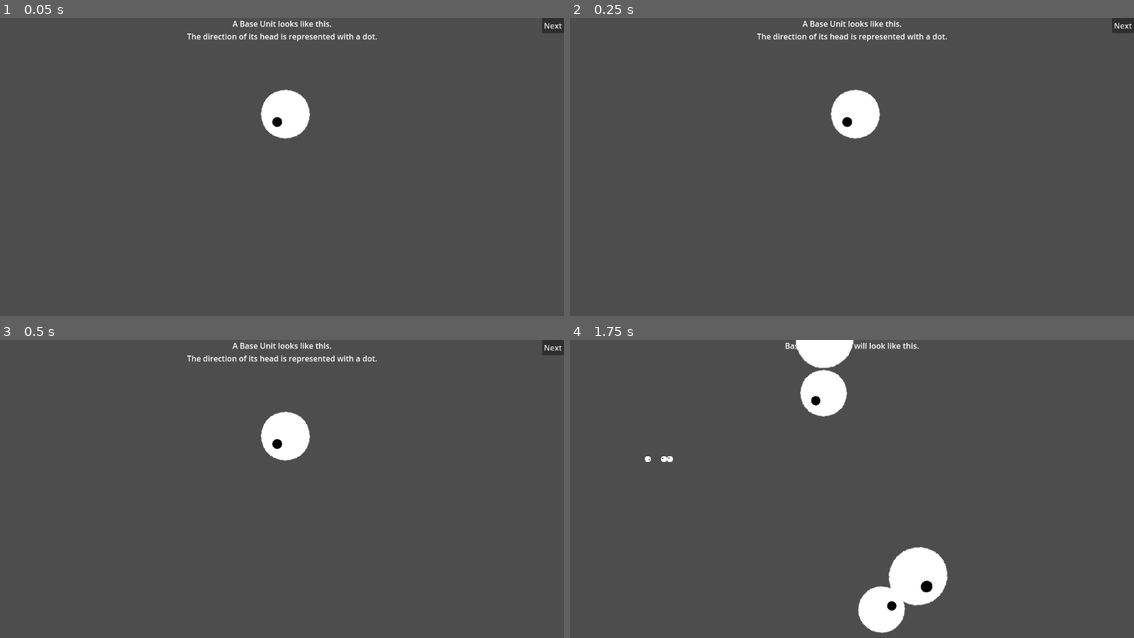
Above: before the commit, frames 1-4 (two rows, left to right).
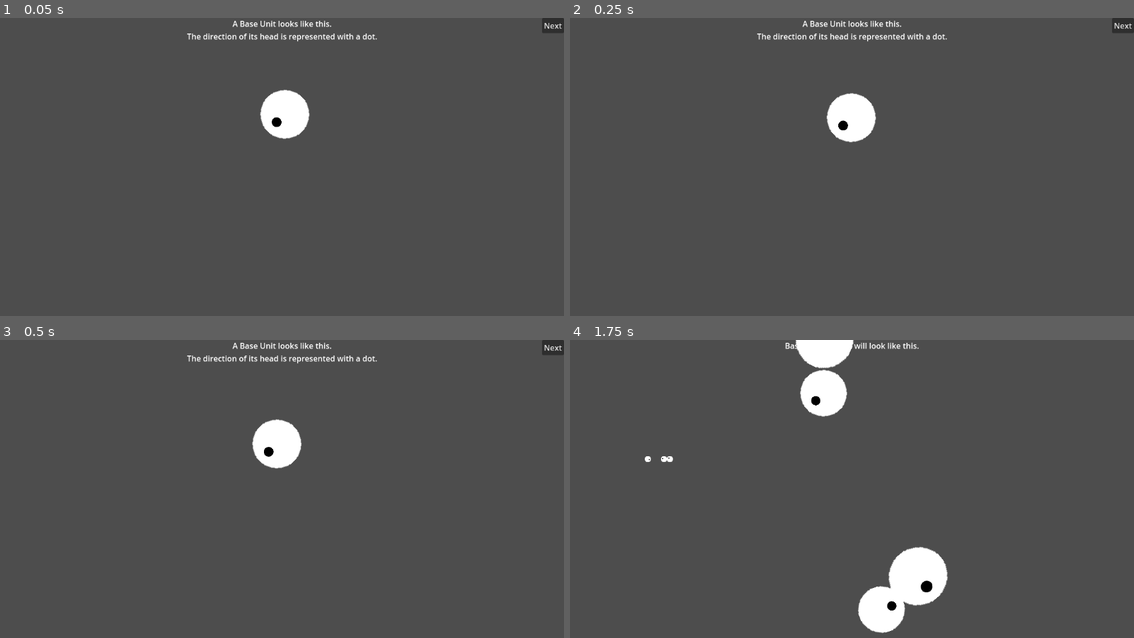
Above: after the commit, the same moments.

Repository: rahmatnazali/colonite
Game: Godot game, scene res://debug/base_unit_1_appearance.tscn
Same seed, same stepped clock (60 frames per second), same inputs: the game is played once before the commit and once after it. This scene is started directly instead of the project's main scene.
Inputs:
- Up to frame 1 (0.05 s): no input
- Up to frame 2 (0.25 s): no input
- Up to frame 3 (0.5 s): no input
- Up to frame 4 (1.75 s): click "Next" at 0.5 s; click "Next" at 1.25 s

The runs differ from the first frame. In frame 1, 0.1% of the frame differs, in the area x 46-56%, y 23-41%; in frame 2, 0.4%; in frame 3, 0.8%, in the area x 44-56%, y 23-44%; in frame 4, nothing differs.

Commit message:
Set default parameter on base_unit_1_appearance.tscn

Diff:
--- a/debug/base_unit_1_appearance.tscn
+++ b/debug/base_unit_1_appearance.tscn
@@ -27,6 +27,8 @@
 [node name="BaseUnit" parent="." instance=ExtResource("1_umg4p")]
 position = Vector2(583, 197)
 scale = Vector2(7.76, 7.76)
+should_move = true
+SPEED = 50
 
 [node name="ButtonScene" parent="." instance=ExtResource("2_2q1h4")]
 layout_mode = 1
